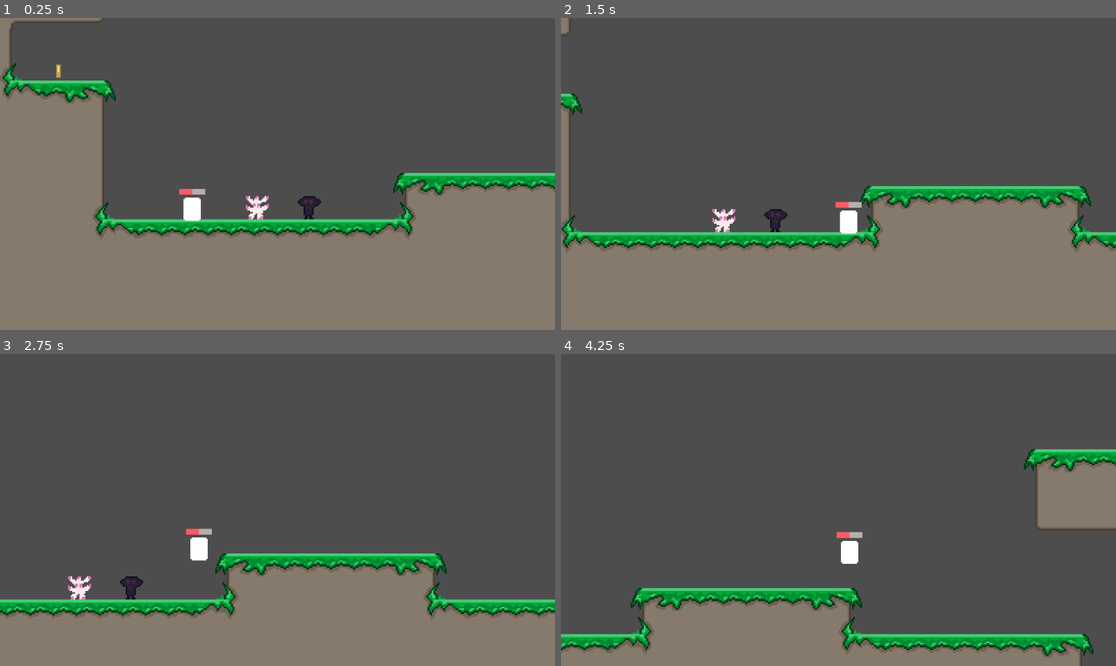
Above: before the commit, frames 1-4 (two rows, left to right).
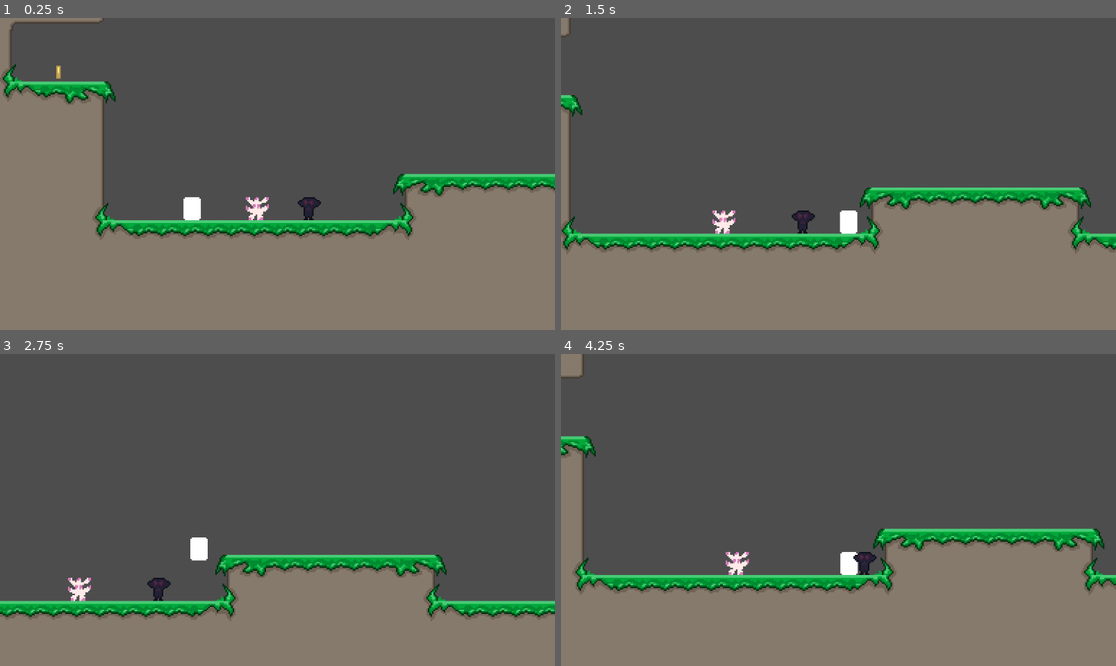
Above: after the commit, the same moments.

Repository: 7riciu/shiba-arcade-platformer-game
Game: Godot game, scene res://scenes/game.tscn
The game is run twice, just before and just after one commit, with the same random seed, the same clock (stepped at 60 frames per second) and the same inputs.
Inputs (mouse positions are in pixels of both pictures, inside the frame that each line leads up to):
- Up to frame 1 (0.25 s): no input
- Up to frame 2 (1.5 s): tap Enter at 0.5 s; move the mouse to (960, 158) at 0.52 s; hold Right (Right) from 0.53 s (still down); click (960, 158) at 0.6 s; tap Space (Jump) at 0.77 s; move the mouse to (727, 189) at 1.27 s; click (727, 189) at 1.35 s
- Up to frame 3 (2.75 s): tap Space (Jump) at 1.52 s; move the mouse to (333, 441) at 2.02 s; release Right (Right) at 2.03 s; hold Left (Left) from 2.03 s (still down); click (333, 441) at 2.1 s
- Up to frame 4 (4.25 s): move the mouse to (810, 572) at 2.77 s; release Left (Left) at 2.78 s; hold Right (Right) from 2.78 s (still down); click (810, 572) at 2.85 s; tap Space (Jump) at 3.02, 3.77 s; move the mouse to (1005, 556) at 3.52 s; click (1005, 556) at 3.6 s

The runs differ from the first frame. In frame 1, 2.8% of the frame differs, in the area x 0-100%, y 0-70%; in frame 2, 4.3%; in frame 3, 4.2%; in frame 4, 31%, in the area x 0-100%, y 0-100%.

Commit message:
I added a little attack system

Diff:
--- a/project.godot
+++ b/project.godot
@@ -42,6 +42,12 @@
 , Object(InputEventKey,"resource_local_to_scene":false,"resource_name":"","device":-1,"window_id":0,"alt_pressed":false …(183 unchanged characters)…
 ]
 }
+Attack={
+"deadzone": 0.2,
+"events": [Object(InputEventMouseButton,"resource_local_to_scene":false,"resource_name":"","device":-1,"window_id":0,"alt_pressed":false,"shift_pressed":false,"ctrl_pressed":false,"meta_pressed":false,"button_mask":0,"position":Vector2(0, 0),"global_position":Vector2(0, 0),"factor":1.0,"button_index":1,"canceled":false,"pressed":false,"double_click":false,"script":null)
+, Object(InputEventKey,"resource_local_to_scene":false,"resource_name":"","device":-1,"window_id":0,"alt_pressed":false,"shift_pressed":false,"ctrl_pressed":false,"meta_pressed":false,"pressed":false,"keycode":0,"physical_keycode":69,"key_label":0,"unicode":101,"location":0,"echo":false,"script":null)
+]
+}
 
 [rendering]
 
--- a/scenes/bloom.tscn
+++ b/scenes/bloom.tscn
@@ -1,7 +1,6 @@
-[gd_scene load_steps=6 format=3 uid="uid://c5qd2lrls7rtr"]
+[gd_scene load_steps=4 format=3 uid="uid://c5qd2lrls7rtr"]
 
 [ext_resource type="Texture2D" uid="uid://cdrd545oagi4h" path="res://assets/bloom.png" id="1_qddbq"]
-[ext_resource type="PackedScene" uid="uid://4slk18pq1dbu" path="res://scenes/killzone.tscn" id="2_fi4um"]
 
 [sub_resource type="AtlasTexture" id="AtlasTexture_fi4um"]
 atlas = ExtResource("1_qddbq")
@@ -18,18 +17,9 @@
 "speed": 5.0
 }]
 
-[sub_resource type="CircleShape2D" id="CircleShape2D_3jgjh"]
-radius = 6.0
-
 [node name="bloom" type="Area2D"]
 
 [node name="AnimatedSprite2D" type="AnimatedSprite2D" parent="."]
 sprite_frames = SubResource("SpriteFrames_x6a7f")
 animation = &"idle"
 autoplay = "idle"
-
-[node name="killzone" parent="." instance=ExtResource("2_fi4um")]
-
-[node name="CollisionShape2D" type="CollisionShape2D" parent="killzone"]
-position = Vector2(0, -1)
-shape = SubResource("CircleShape2D_3jgjh")
--- a/scenes/game.tscn
+++ b/scenes/game.tscn
@@ -64,12 +64,6 @@
 physics_layer_0/collision_layer = 1
 sources/2 = SubResource("TileSetAtlasSource_iywne")
 
-[sub_resource type="StyleBoxFlat" id="StyleBoxFlat_p57ef"]
-bg_color = Color(0.7150968, 0.687488, 0.6741575, 1)
-
-[sub_resource type="StyleBoxFlat" id="StyleBoxFlat_u5sy4"]
-bg_color = Color(0.9785425, 0.3579289, 0.38957715, 1)
-
 [sub_resource type="WorldBoundaryShape2D" id="WorldBoundaryShape2D_lbhrr"]
 
 [node name="game" type="Node2D"]
@@ -79,6 +73,9 @@
 format = 2
 layer_0/name = "ground"
 layer_0/tile_data = PackedInt32Array(327671, 2, 1, 327672, 2, 1, 327673, 2, 1, 327674, 2, 1, 327675, 2, 1, 327676, 2, 1 …(8729 unchanged characters)…
+
+[node name="SpawnPoint" type="Marker2D" parent="."]
+position = Vector2(-106, -69)
 
 [node name="Player" parent="." instance=ExtResource("1_uwrxv")]
 position = Vector2(-27, 32)
@@ -92,17 +89,6 @@
 limit_bottom = 128
 position_smoothing_enabled = true
 position_smoothing_speed = 4.0
-
-[node name="ProgressBar" type="ProgressBar" parent="Player"]
-offset_left = -9.0
-offset_top = -22.0
-offset_right = 9.0
-offset_bottom = -18.0
-theme_override_styles/background = SubResource("StyleBoxFlat_p57ef")
-theme_override_styles/fill = SubResource("StyleBoxFlat_u5sy4")
-max_value = 10.0
-value = 5.0
-show_percentage = false
 
 [node name="Coins" type="Node" parent="."]
 
--- a/scenes/moth.tscn
+++ b/scenes/moth.tscn
@@ -1,7 +1,7 @@
-[gd_scene load_steps=7 format=3 uid="uid://bxcn8flp64gha"]
+[gd_scene load_steps=8 format=3 uid="uid://bxcn8flp64gha"]
 
 [ext_resource type="Texture2D" uid="uid://clx3jlkx845lq" path="res://assets/moth.png" id="1_0cqwt"]
-[ext_resource type="PackedScene" uid="uid://4slk18pq1dbu" path="res://scenes/killzone.tscn" id="2_o7qfg"]
+[ext_resource type="Script" uid="uid://qiyn8j2mtexr" path="res://scripts/enemy.gd" id="1_o7qfg"]
 
 [sub_resource type="AtlasTexture" id="AtlasTexture_o7qfg"]
 atlas = ExtResource("1_0cqwt")
@@ -25,19 +25,33 @@
 "speed": 5.0
 }]
 
-[sub_resource type="CircleShape2D" id="CircleShape2D_xi5yy"]
-radius = 4.472136
+[sub_resource type="RectangleShape2D" id="RectangleShape2D_xi5yy"]
+size = Vector2(16, 16)
 
-[node name="moth" type="Area2D"]
+[sub_resource type="RectangleShape2D" id="RectangleShape2D_o7qfg"]
+size = Vector2(30, 29)
+
+[node name="Moth" type="CharacterBody2D"]
+collision_layer = 2
+script = ExtResource("1_o7qfg")
 
 [node name="AnimatedSprite2D" type="AnimatedSprite2D" parent="."]
 sprite_frames = SubResource("SpriteFrames_mue2v")
 animation = &"idle"
-autoplay = "idle"
-frame_progress = 0.8316369
 
-[node name="killzone" parent="." instance=ExtResource("2_o7qfg")]
+[node name="CollisionShape2D" type="CollisionShape2D" parent="."]
+shape = SubResource("RectangleShape2D_xi5yy")
 
-[node name="CollisionShape2D" type="CollisionShape2D" parent="killzone"]
-position = Vector2(0, -3)
-shape = SubResource("CircleShape2D_xi5yy")
+[node name="AttackArea" type="Area2D" parent="."]
+collision_layer = 2
+
+[node name="CollisionShape2D" type="CollisionShape2D" parent="AttackArea"]
+position = Vector2(0, 0.5)
+shape = SubResource("RectangleShape2D_o7qfg")
+
+[node name="HealthBar" type="TextureProgressBar" parent="."]
+offset_right = 40.0
+offset_bottom = 40.0
+
+[connection signal="body_entered" from="AttackArea" to="." method="_on_attack_area_body_entered"]
+[connection signal="body_exited" from="AttackArea" to="." method="_on_attack_area_body_exited"]
--- a/scenes/player.tscn
+++ b/scenes/player.tscn
@@ -28,10 +28,14 @@
 [sub_resource type="CircleShape2D" id="CircleShape2D_jej6c"]
 radius = 6.0
 
-[node name="Player" type="CharacterBody2D"]
+[sub_resource type="RectangleShape2D" id="RectangleShape2D_g2els"]
+size = Vector2(24, 16)
+
+[node name="Player" type="CharacterBody2D" groups=["player"]]
 script = ExtResource("1_g2els")
 
 [node name="AnimatedSprite2D" type="AnimatedSprite2D" parent="."]
+visibility_layer = 2
 position = Vector2(0, -8)
 sprite_frames = SubResource("SpriteFrames_3v2ag")
 animation = &"idle"
@@ -41,5 +45,18 @@
 [node name="CollisionShape2D" type="CollisionShape2D" parent="."]
 visibility_layer = 2
 z_index = 3
-position = Vector2(0, -7)
+position = Vector2(0, -6)
 shape = SubResource("CircleShape2D_jej6c")
+
+[node name="AttackArea" type="Area2D" parent="."]
+collision_mask = 2
+
+[node name="CollisionShape2D" type="CollisionShape2D" parent="AttackArea"]
+position = Vector2(0, -8)
+shape = SubResource("RectangleShape2D_g2els")
+
+[node name="HealthBar" type="TextureProgressBar" parent="."]
+offset_right = 40.0
+offset_bottom = 40.0
+
+[connection signal="body_entered" from="AttackArea" to="." method="_on_attack_area_body_entered"]
--- /dev/null
+++ b/scripts/enemy.gd
@@ -0,0 +1,60 @@
+extends CharacterBody2D
+
+@export var speed = 100
+@export var max_health = 60
+@export var attack_damage = 50
+@export var attack_interval = 1.0
+
+var health = max_health
+var can_attack = true
+
+@onready var healthbar = $HealthBar
+@onready var attack_area = $AttackArea
+@onready var player_ref = get_node("/root/player")
+
+func _ready():
+	attack_area.connect("body_entered", Callable(self, "_on_attack_area_body_entered"))
+	attack_area.connect("body_exited", Callable(self, "_on_attack_area_body_exited"))
+
+func _physics_process(delta):
+	if player_ref:
+		var dir = sign(player_ref.global_position.x - global_position.x)
+		velocity.x = dir * speed
+	else:
+		velocity.x = 0
+
+	velocity.y += 900 * delta
+	move_and_slide()
+
+	healthbar.value = health
+
+func _on_attack_area_body_entered(body):
+	if body.is_in_group("player"):
+		player_ref = body
+		attack_player()
+
+func _on_attack_area_body_exited(body):
+	if body == player_ref:
+		player_ref = null
+
+func attack_player():
+	if not can_attack or not player_ref:
+		return
+
+	can_attack = false
+	player_ref.take_damage(attack_damage)
+
+	await get_tree().create_timer(attack_interval).timeout
+	can_attack = true
+
+	# Keep attacking if still touching the player
+	if player_ref and attack_area.get_overlapping_bodies().has(player_ref):
+		attack_player()
+
+func take_damage(amount):
+	health -= amount
+	if health <= 0:
+		die()
+
+func die():
+	queue_free()
--- a/scripts/player.gd
+++ b/scripts/player.gd
@@ -1,4 +1,6 @@
 extends CharacterBody2D
+
+# Movement
 
 @export var speed : int = 150
 @export_range(0, 1) var deceleration = 0.1
@@ -9,7 +11,17 @@
 
 @export var gravity : int = 800
 
-@onready var player_sprite: AnimatedSprite2D = $AnimatedSprite2D
+@export var max_health = 100
+var health = max_health
+
+@export var attack_damage = 20
+var is_attacking = false
+var attack_cooldown = false
+
+@onready var player_sprite = $AnimatedSprite2D
+@onready var healthbar = $HealthBar
+@onready var attack_area = $AttackArea
+@onready var spawn_point = get_node("/root/game/SpawnPoint")
 
 func _physics_process(delta: float) -> void:
 
@@ -39,3 +51,40 @@
 		velocity.y = jump_force * decelerate_jump
 
 	move_and_slide()
+
+	# Attack
+	if Input.is_action_just_pressed("Attack") and not attack_cooldown:
+		attack()
+
+	healthbar.value = health
+
+func attack():
+	is_attacking = true
+	attack_cooldown = true
+	attack_area.monitoring = true
+
+	await get_tree().create_timer(0.2).timeout
+	attack_area.monitoring = false
+	is_attacking = false
+
+	await get_tree().create_timer(0.5).timeout
+	attack_cooldown = false
+
+func _on_attack_area_body_entered(body: Node2D) -> void:
+	if body.is_in_group("enemies") and is_attacking:
+		body.take_damage(attack_damage)
+
+func take_damage(amount):
+	health -= amount
+	if health <= 0:
+		die()
+
+func die():
+	print("You died")
+	reset_player()
+
+func reset_player():
+	global_position = spawn_point.global_position
+	velocity = Vector2.ZERO
+	health = max_health
+	healthbar.value = health
Not shown: 1 places in scenes/game.tscn that only renumber resources
Not shown: 1 places in scenes/player.tscn that only renumber resources
Not shown, added: scripts/enemy.gd.uid
